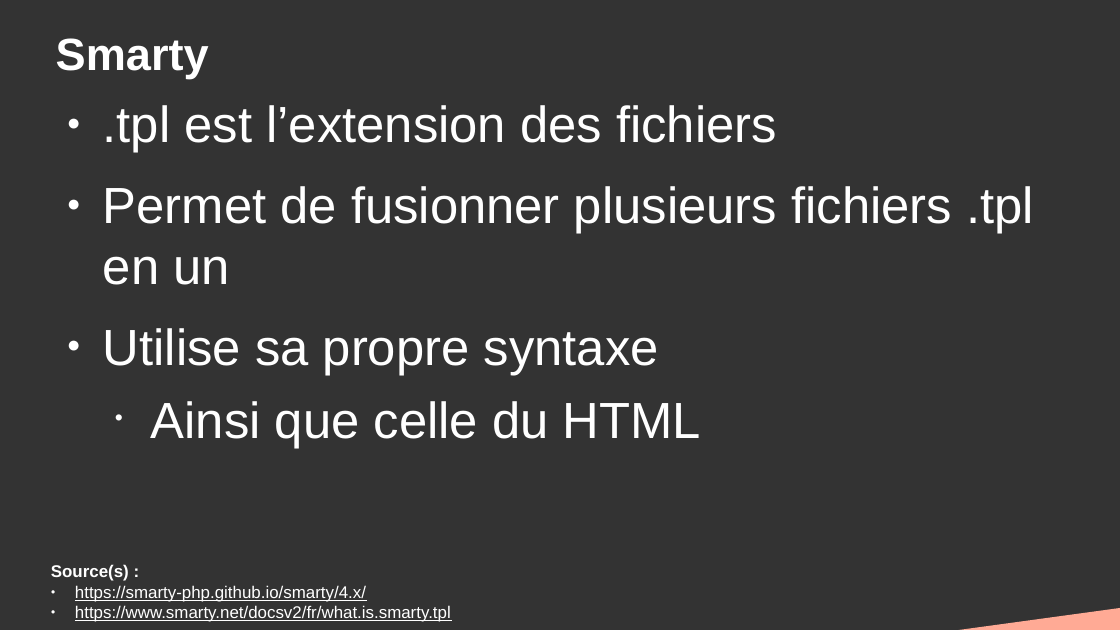
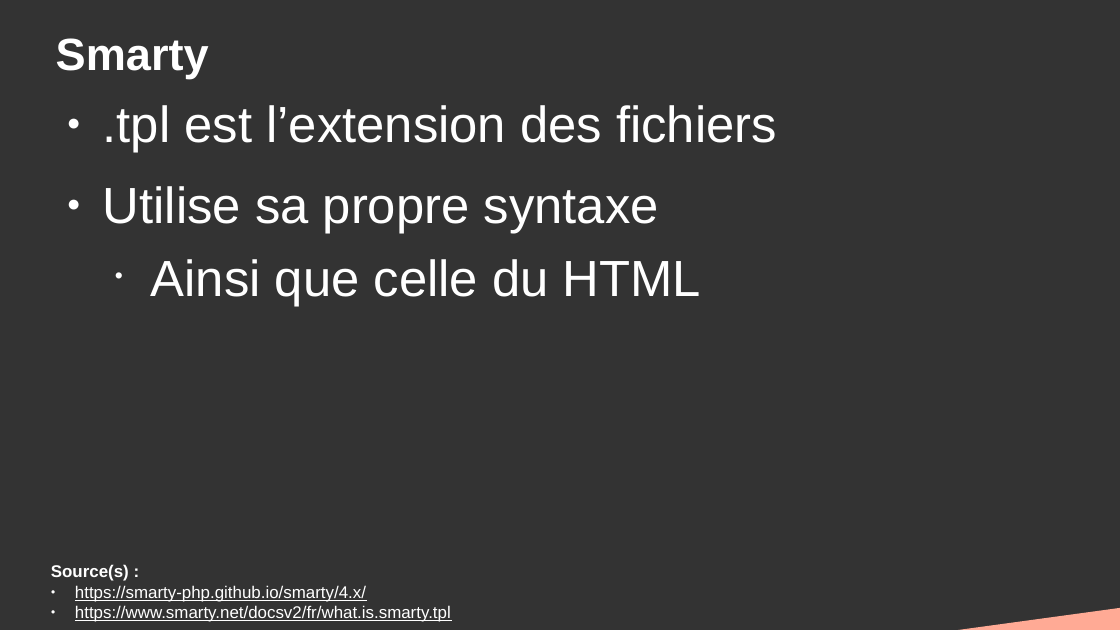
Before and after one commit to DanYellow/cours, a slide deck: slide 14 of gestion-de-contenus-specialisee-s4/travaux-pratiques/numero-1/presentation.odp. Drawn at 1120x630 pixels with LibreOffice and Linux fonts; fonts in the diff are those of the drawing. Boxes give left, top, right and bottom in pixels: in the first picture for what was removed or moved away, otherwise in the second. Text is boxed around its words. In the diff, an @@ line names an element or a change of style, - is before the commit and + after.

```diff
--- a/gestion-de-contenus-specialisee-s4/travaux-pratiques/numero-1/presentation.odp
+++ b/gestion-de-contenus-specialisee-s4/travaux-pratiques/numero-1/presentation.odp
@@ text at (103, 186, 1034, 285): paragraph removed @@
-● Permet de fusionner plusieurs fichiers .tpl en un
```
Also in this commit, not shown: 4 other slides changed, 1 other file.
